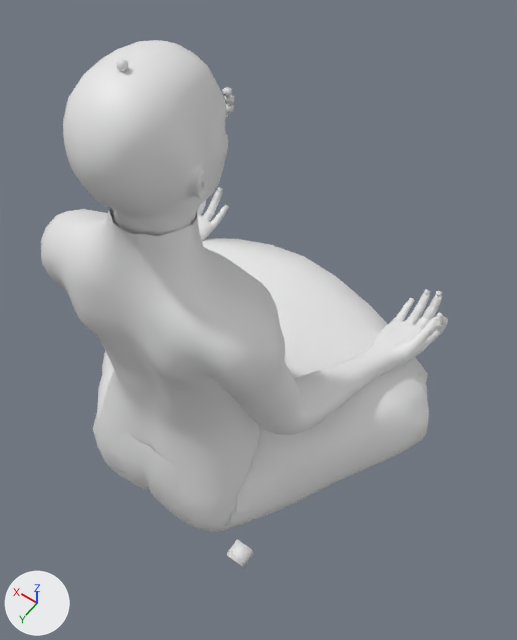
Two versions of the glTF model assets/humanoid_proxy_rigged.glb, one commit apart.
Both versions are drawn from a 50 mm camera at (-0.481, 0.411, 1.314) aimed at (0.044, -0.324, 0.159). Lighting does not change. The marker at lower left points along +X, +Y and +Z. The older version comes first. Vertices at exactly the same position are counted once.

In view in the first picture: 'Human.001'.
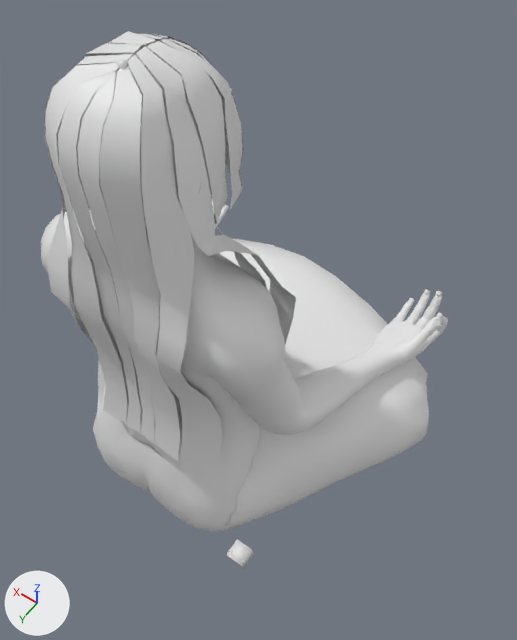
Commit message: updates default avatar

The change, as a diff of the scene's bpy script:
```diff
--- a/assets/humanoid_proxy_rigged.glb.py
+++ b/assets/humanoid_proxy_rigged.glb.py
@@ me_base_001 @@
 # used by ob_human_001; location = (0.0, 0.0, -0.781)
-me_base_001.from_pydata(...)  # 18730 vertices, 36576 faces; spans x -0.36..0.36, y -0.49..0.08, z -0.01..1.69
+me_base_001.from_pydata(...)  # 19158 vertices, 36972 faces; spans x -0.36..0.36, y -0.49..0.08, z -0.01..1.69
+# me_base_001 part 1: 428 vertices added at x -0.13..0.13, y -0.2..0.07, z 1.08..1.69
```

Location of each change, (x1, y1, x2, y2) in pixels of the pictures (517 x 640 px):
'Human.001', reshaped: before (41, 40, 448, 568); after (41, 31, 448, 568)
part 1 of me_base_001, added: after (44, 31, 296, 462)
